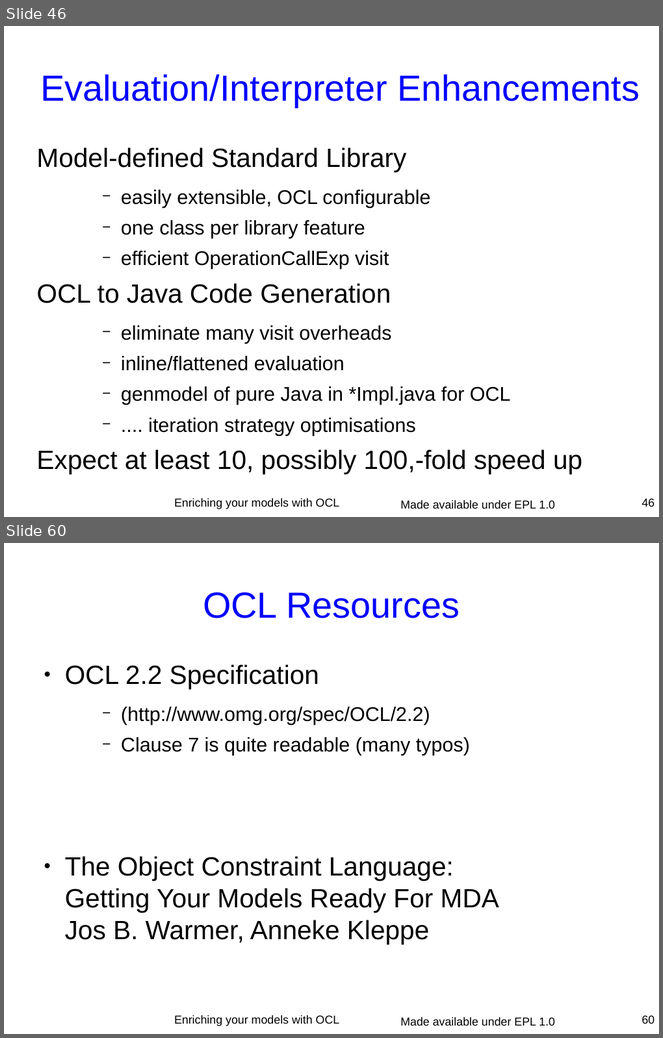
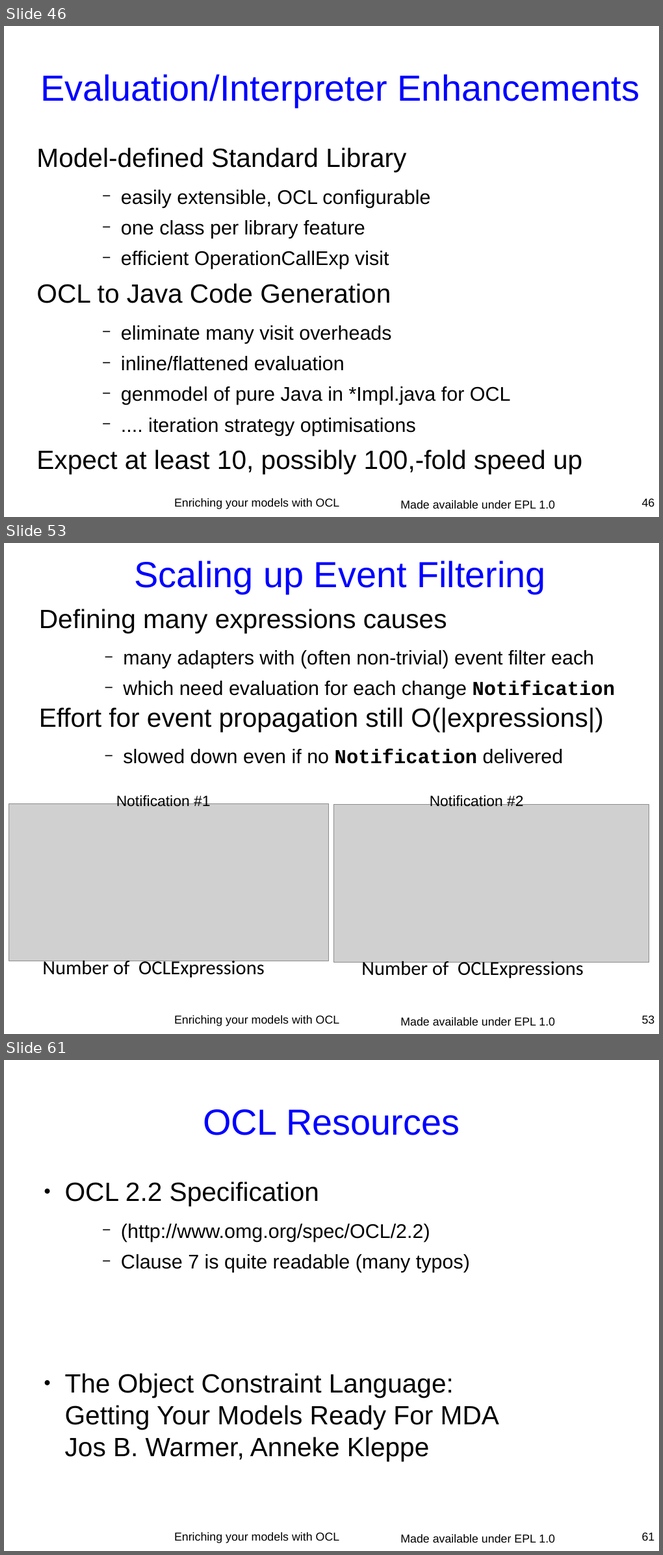
Before and after one commit to eclipse-ocl/ocl-website, a slide deck: ocl/docs/publications/ESE2010LongTalk/EnrichingWithOCL.odp. Shown one above the other, each under a label of ours: slides 46 and 60 before the commit, slides 46, 53 and 61 after it; the slides between them are not shown. The pictures are 663x1038 and 663x1555 pixels, drawn with LibreOffice and Linux fonts; fonts in the diff are those of the drawing; grey boxes stand for pictures. Boxes give left, top, right and bottom in pixels: in the first picture for what was removed or moved away, otherwise in the second. Text is boxed around its words. In the diff, an @@ line names an element or a change of style, - is before the commit and + after.

```diff
--- a/ocl/docs/publications/ESE2010LongTalk/EnrichingWithOCL.odp
+++ b/ocl/docs/publications/ESE2010LongTalk/EnrichingWithOCL.odp
@@ slide 53 added at [4, 543, 659, 1034], background #FFFFFF; not listed: 1 template element that a slide beside it also shows @@
@@ title added at [135, 561, 546, 594], 44 pt, text #0000FF @@
+Scaling up Event Filtering
@@ text added at [39, 609, 616, 764], 24 pt, text #000000 @@
+Defining many expressions causes
+    − many adapters with (often non-trivial) event filter each
+    − which need evaluation for each change Notification
+Effort for event propagation still O(|expressions|)
+    − slowed down even if no Notification delivered
@@ text added at [116, 795, 210, 807], 18 pt, text #000000 @@
+Notification #1
@@ text added at [430, 795, 523, 807], 18 pt, text #000000 @@
+Notification #2
@@ picture added at [9, 804, 329, 962] @@
@@ picture added at [334, 804, 649, 963] @@
@@ text added at [42, 958, 265, 978], 24 pt, text #000000 @@
+Number of OCLExpressions
@@ text added at [362, 958, 584, 979], 24 pt, text #000000 @@
+Number of OCLExpressions
@@ text added at [174, 1016, 340, 1027], 14 pt, text #000000 @@
+Enriching your models with OCL
@@ page number added at [642, 1016, 655, 1024], 14 pt, text #000000 @@
+53
@@ what was slide 60 is now slide 61 @@
@@ page number at [642, 1533, 655, 1541]: text changed @@
-60
+61
```
Also in this commit, not shown: 3 slides changed, 10 other slides added, 10 slides removed.
